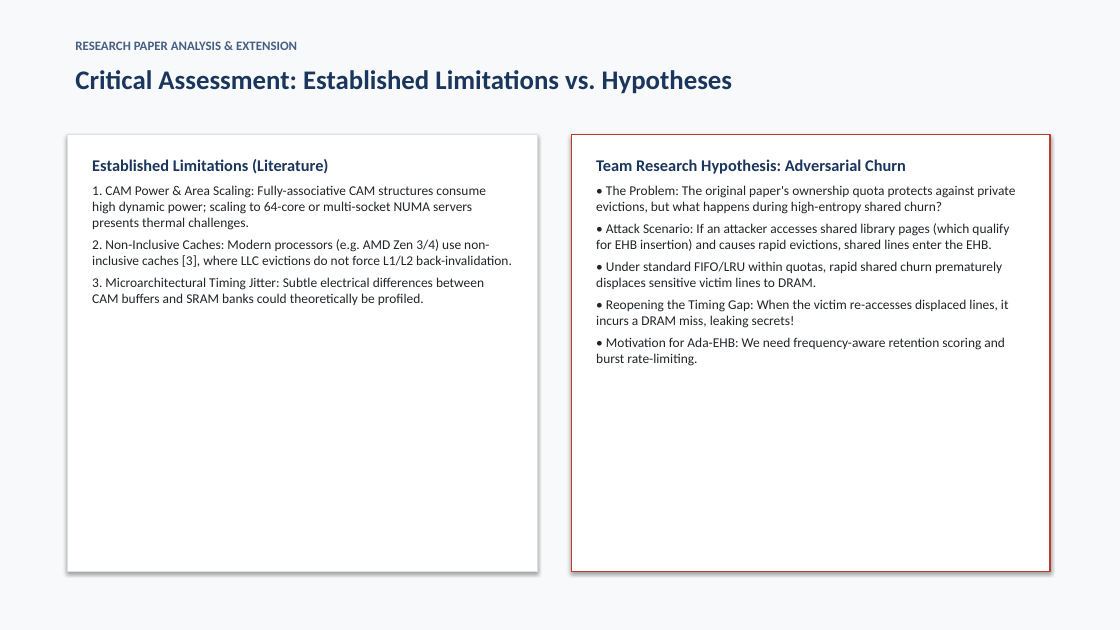
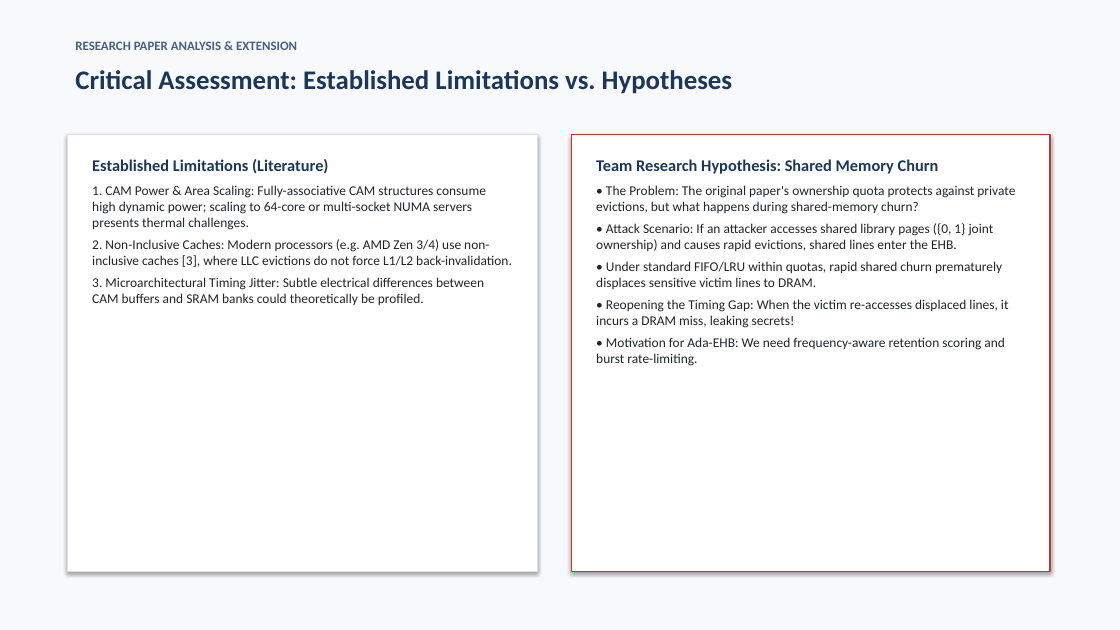
Before and after one commit to Sripadh16/IS-project, a slide deck: slide 8 of TreasureCache_Presentation.pptx. Drawn at 1120x630 pixels with LibreOffice and Linux fonts; fonts in the diff are those of the drawing. Boxes give left, top, right and bottom in pixels: in the first picture for what was removed or moved away, otherwise in the second. Text is boxed around its words. In the diff, an @@ line names an element or a change of style, - is before the commit and + after.

```diff
--- a/TreasureCache_Presentation.pptx
+++ b/TreasureCache_Presentation.pptx
@@ text at bbox=[596, 159, 1015, 251]: text changed @@
-Team Research Hypothesis: Adversarial Churn
-• The Problem: The original paper's ownership quota protects against private evictions, but what happens during high-entropy shared churn?
-• Attack Scenario: If an attacker accesses shared library pages (which qualify for EHB insertion) and causes rapid evictions, shared lines enter the EHB.
+Team Research Hypothesis: Shared Memory Churn
+• The Problem: The original paper's ownership quota protects against private evictions, but what happens during shared-memory churn?
+• Attack Scenario: If an attacker accesses shared library pages ({0, 1} joint ownership) and causes rapid evictions, shared lines enter the EHB.
```
Also in this commit, not shown: 5 other slides changed, 2 slides added, 2 slides removed, 11 other files.
